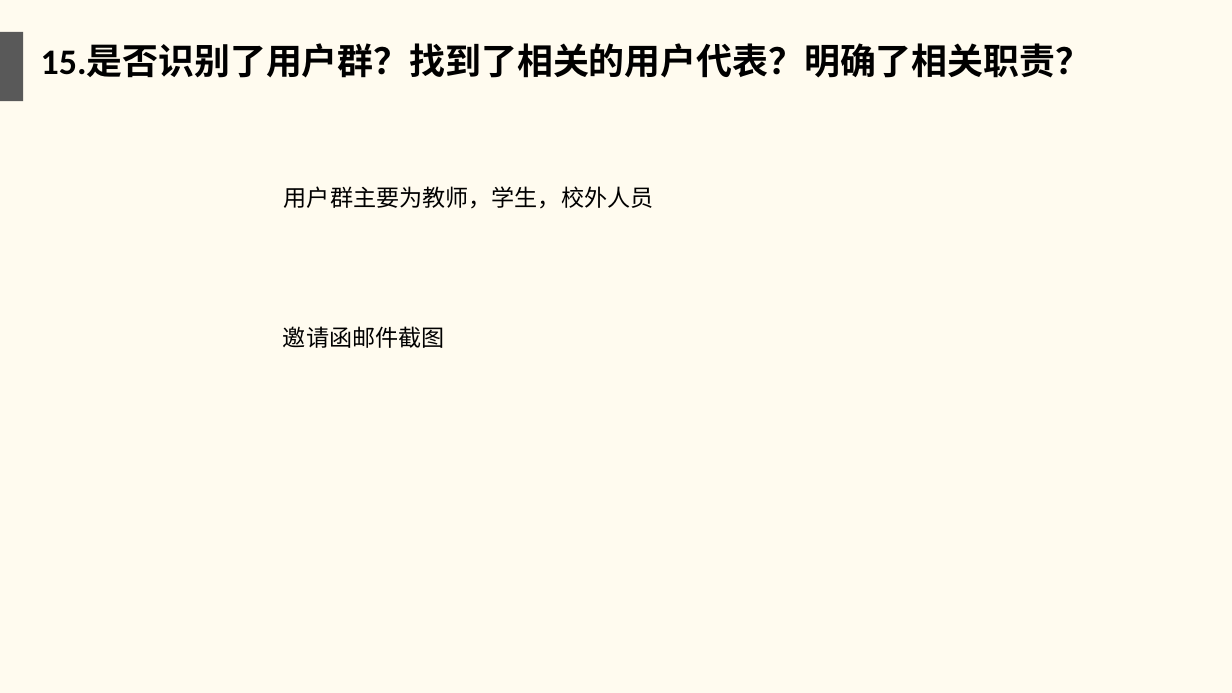
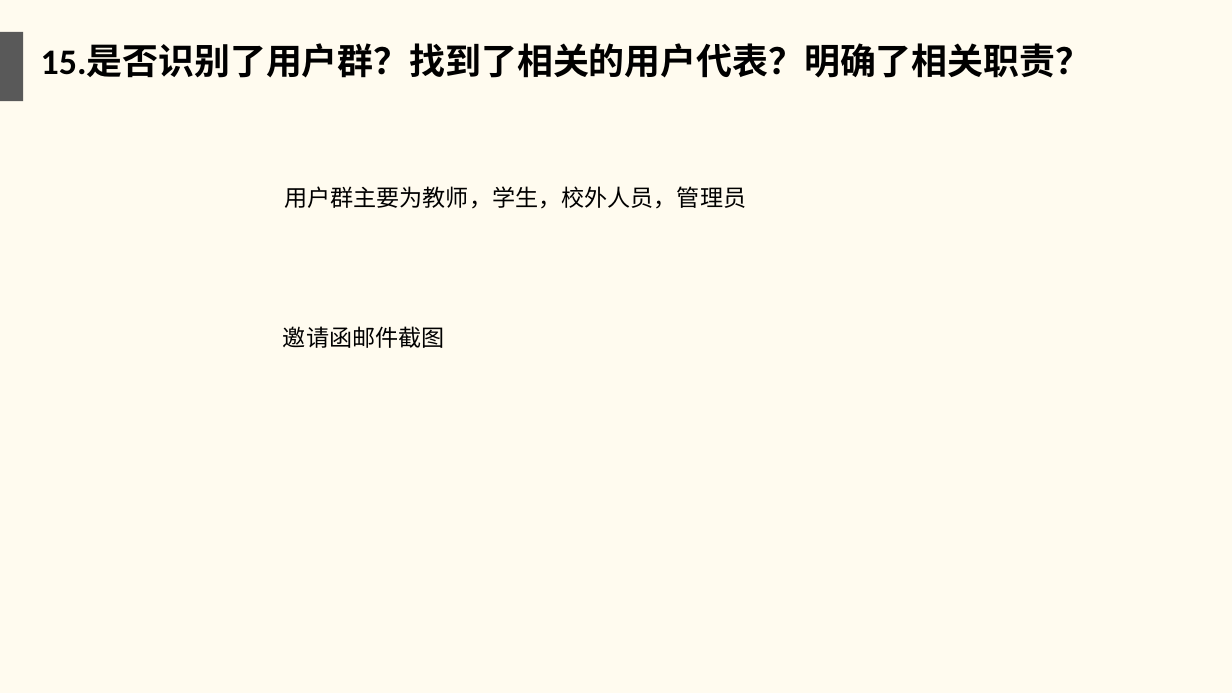
Before and after one commit to twn422/PRD2017, a slide deck: slide 17 of PRD-2017-G24/STW/受控文件/分析设计/项目收尾评审.ppt. Drawn at 1232x693 pixels with LibreOffice and Linux fonts; fonts in the diff are those of the drawing. Boxes give left, top, right and bottom in pixels: in the first picture for what was removed or moved away, otherwise in the second. Text is boxed around its words. In the diff, an @@ line names an element or a change of style, - is before the commit and + after.

```diff
--- a/PRD-2017-G24/STW/受控文件/分析设计/项目收尾评审.ppt
+++ b/PRD-2017-G24/STW/受控文件/分析设计/项目收尾评审.ppt
@@ text at [284,186,746,209]: text changed @@
-用户群主要为教师，学生，校外人员
+用户群主要为教师，学生，校外人员，管理员
```
Also in this commit, not shown: 10 other slides changed, 1 other file.
